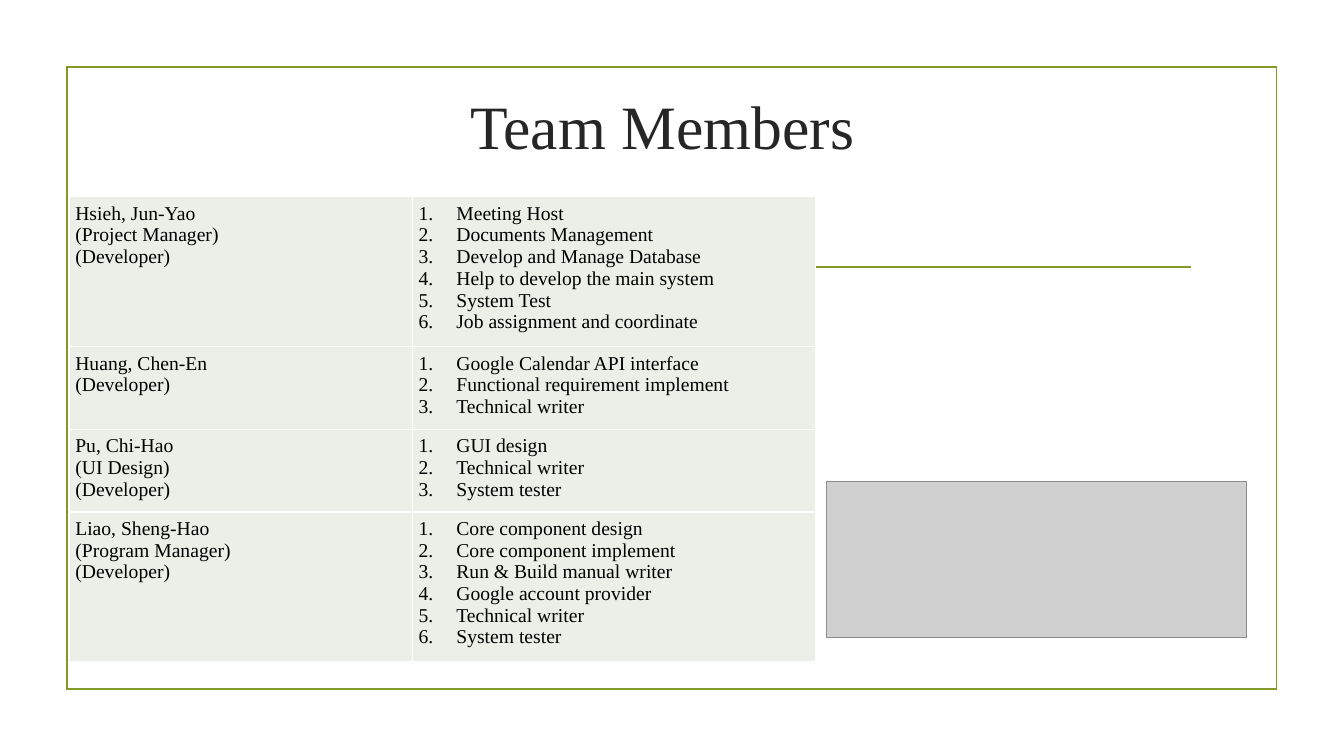
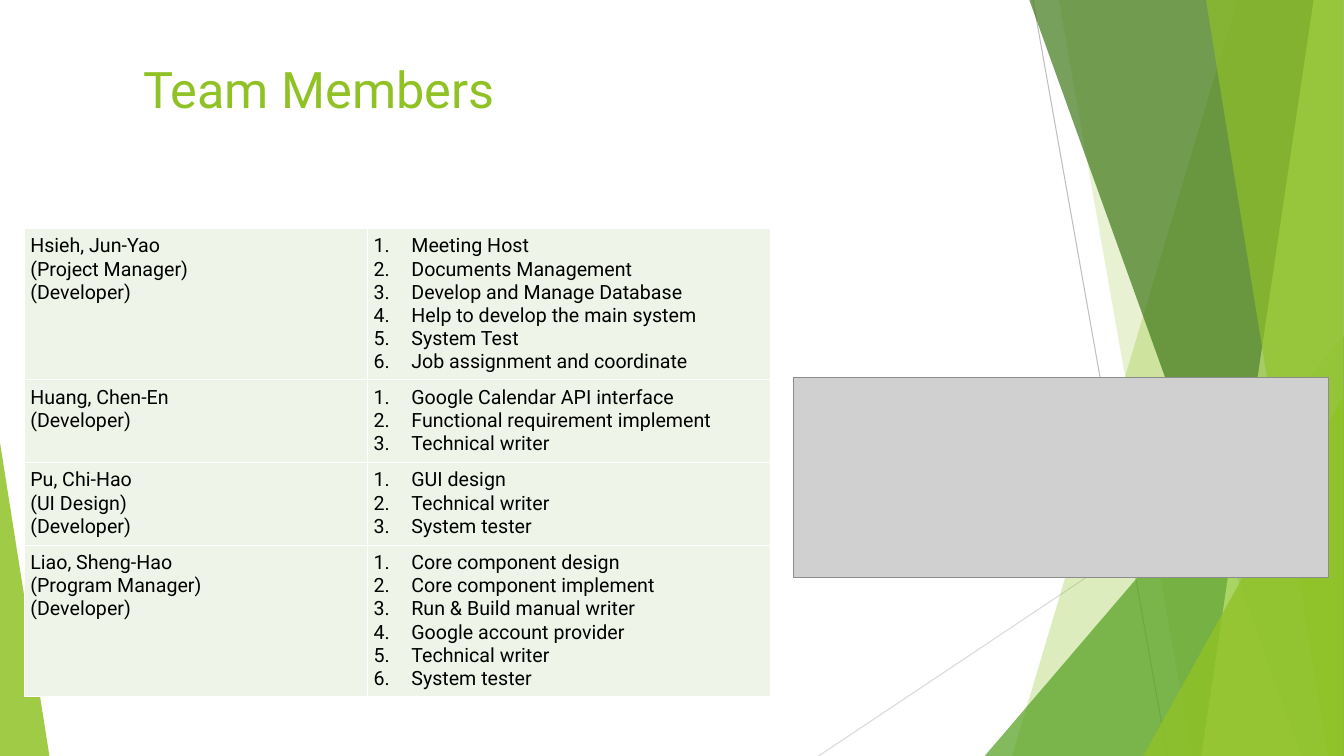
Before and after one commit to BrendonJYHsieh/BookSystem, a slide deck: slide 2 of Final Project/presentation slides.pptx. Drawn at 1344x756 pixels with LibreOffice and Linux fonts; fonts in the diff are those of the drawing; grey boxes stand for pictures; background and template pictures are left out. Boxes give left, top, right and bottom in pixels: in the first picture for what was removed or moved away, otherwise in the second. Text is boxed around its words. In the diff, an @@ line names an element or a change of style, - is before the commit and + after.

```diff
--- a/Final Project/presentation slides.pptx
+++ b/Final Project/presentation slides.pptx
@@ title "Team Members" at (143, 70, 494, 109): size 44 to 36 pt, font Times New Roman to Roboto, text colour #262626 to #90C226; alignment centre to left; vertical alignment middle to top @@
@@ rectangle removed at (67, 68, 1276, 690) @@
@@ table at (24, 229, 771, 702) @@
@@ fill #EDEFE8 to #EEF4E8 in 8 cells @@
@@ font Times New Roman to Roboto @@
@@ table: place and size @@
-table at (70, 197, 817, 669)
+table at (24, 229, 771, 702)
@@ line removed from (154, 267) to (1191, 267) @@
@@ picture: place and size @@
-picture at (827, 481, 1246, 637)
+picture at (793, 378, 1329, 578)
@@ group added at (0, 0, 1344, 756): 5 freeform shapes, 3 triangles, 2 lines @@
```
Also in this commit, not shown: 3 other slides changed, 16 slides added, 3 slides removed, 17 other files.
